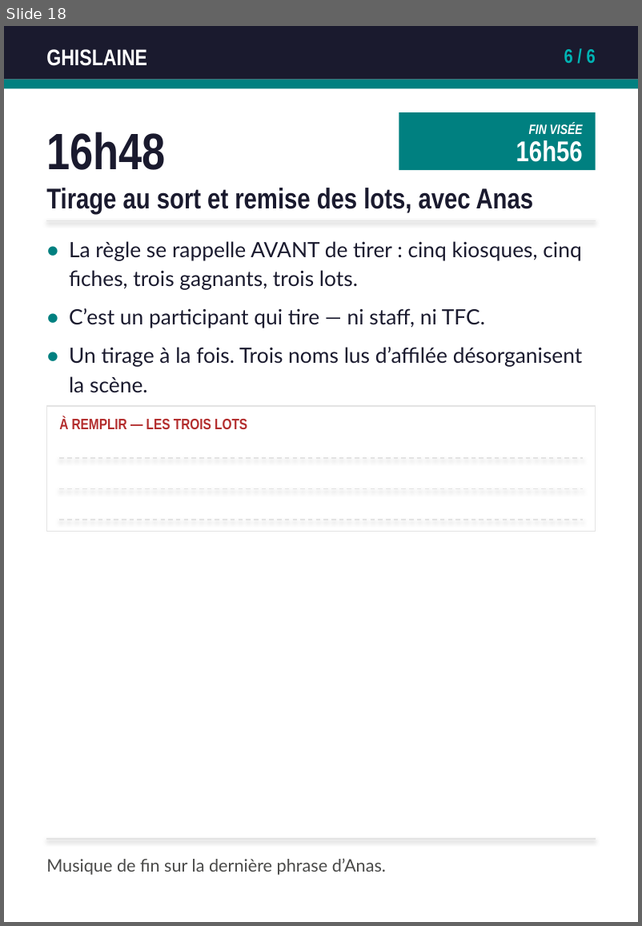
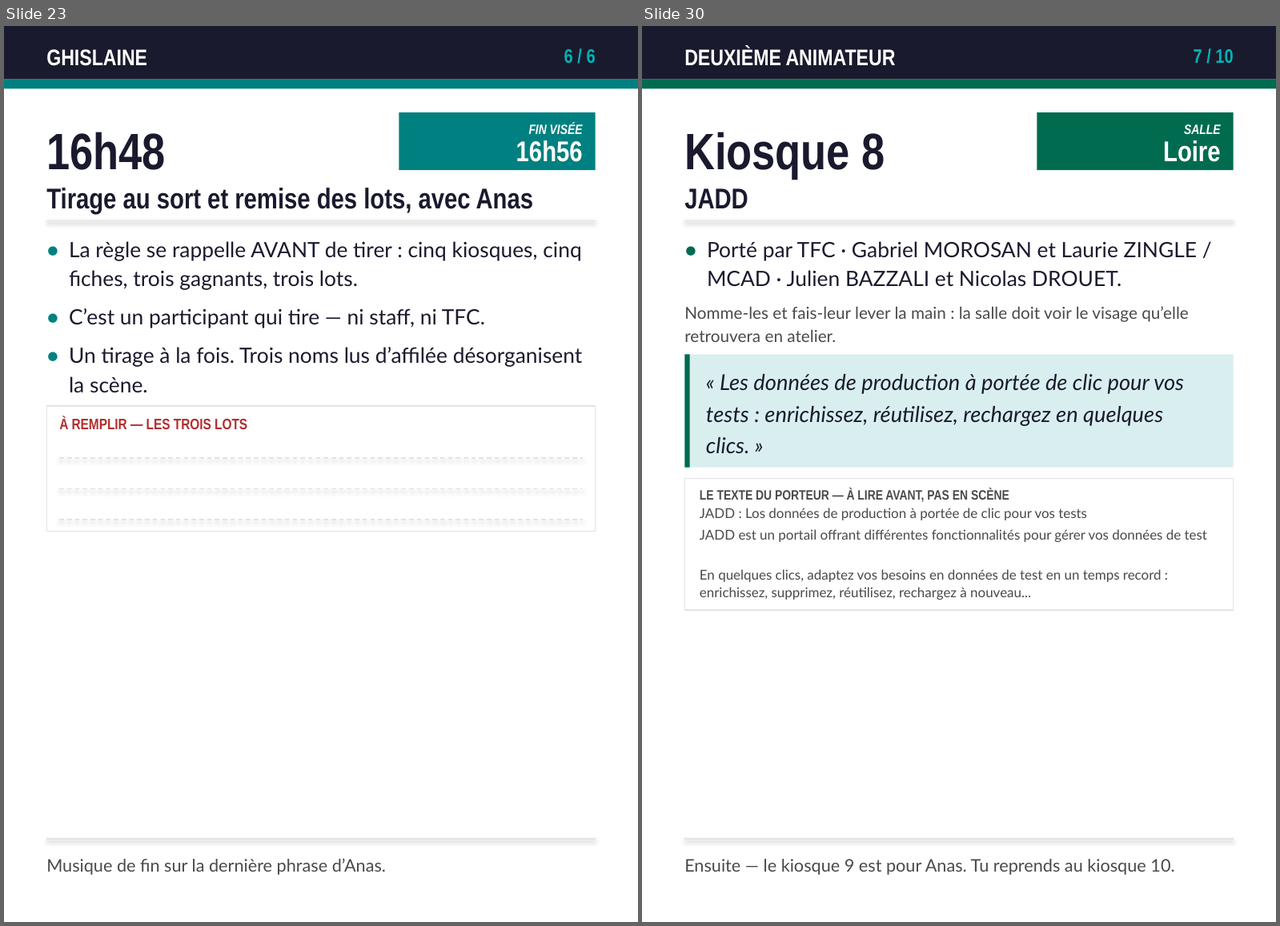
Before and after one commit to caa-jdelaux/info-hub, a slide deck: outils/fiches/fiches-animateurs.pptx. Shown side by side, each under a label of ours: slide 18 before the commit, slides 23 and 30 after it; the slides between them are not shown. The pictures are 642x926 and 1280x926 pixels, drawn with LibreOffice and Linux fonts; fonts in the diff are those of the drawing. Boxes give left, top, right and bottom in pixels: in the first picture for what was removed or moved away, otherwise in the second. Text is boxed around its words. In the diff, an @@ line names an element or a change of style, - is before the commit and + after.

```diff
--- a/outils/fiches/fiches-animateurs.pptx
+++ b/outils/fiches/fiches-animateurs.pptx
@@ slide 30 added at (642, 26, 1276, 922), background #FFFFFF @@
@@ rectangle added at (642, 26, 1276, 79), fill #1A1A2E @@
@@ text added at (684, 47, 896, 66), 15 pt, text #FFFFFF, bold @@
+DEUXIÈME ANIMATEUR
@@ text added at (1193, 49, 1232, 63), 13 pt, text #00B4B4, bold @@
+7 / 10
@@ rectangle added at (642, 79, 1276, 89), fill #006B4F @@
@@ rectangle added at (1036, 112, 1232, 170), fill #006B4F @@
@@ text added at (684, 132, 884, 178), 34 pt, text #1A1A2E, bold @@
+Kiosque 8
@@ text added at (1163, 140, 1220, 162), 19 pt, text #FFFFFF, bold @@
+Loire
@@ text added at (1184, 124, 1220, 134), 9 pt, text #FFFFFF, bold, italic @@
+SALLE
@@ text added at (684, 188, 748, 209), 19 pt, text #1A1A2E, bold @@
+JADD
@@ line added from (684, 221) to (1232, 221), #E3E3E3 0.75 pt @@
@@ text added at (684, 233, 706, 292), 14 pt, text #006B4F, bold @@
+•
@@ text added at (707, 241, 1196, 287), 14 pt, text #1A1A2E @@
+Porté par TFC · Gabriel MOROSAN et Laurie ZINGLE / MCAD · Julien BAZZALI et Nicolas DROUET.
@@ text added at (684, 306, 1188, 342), 11 pt, text #4A4A49 @@
+Nomme-les et fais-leur lever la main : la salle doit voir le visage qu’elle retrouvera en atelier.
@@ rectangle added at (684, 354, 1232, 467), fill #D9EFEF @@
@@ rectangle added at (684, 354, 690, 467), fill #006B4F @@
@@ text added at (706, 374, 1184, 453), 14.5 pt, text #1A1A2E, italic @@
+« Les données de production à portée de clic pour vos tests : enrichissez, réutilisez, rechargez en quelques clics. »
@@ rectangle added at (684, 478, 1232, 608), outline #E3E3E3 0.75 pt @@
@@ text added at (700, 488, 1009, 502), 9 pt, text #4A4A49, bold @@
+LE TEXTE DU PORTEUR — À LIRE AVANT, PAS EN SCÈNE
@@ text added at (700, 508, 1087, 520), 9 pt, text #4A4A49 @@
+JADD : Los données de production à portée de clic pour vos tests
@@ text added at (700, 529, 1207, 542), 9 pt, text #4A4A49 @@
+JADD est un portail offrant différentes fonctionnalités pour gérer vos données de test
@@ text added at (700, 569, 1161, 600), 9 pt, text #4A4A49 @@
+En quelques clics, adaptez vos besoins en données de test en un temps record : enrichissez, supprimez, réutilisez, rechargez à nouveau...
@@ line added from (684, 838) to (1232, 838), #E3E3E3 0.75 pt @@
@@ text added at (684, 859, 1174, 875), 11.5 pt, text #4A4A49 @@
+Ensuite — le kiosque 9 est pour Anas. Tu reprends au kiosque 10.
@@ what was slide 18 is now slide 23 @@
```
Also in this commit, not shown: 17 slides changed, 9 other slides added, 6 other files.
